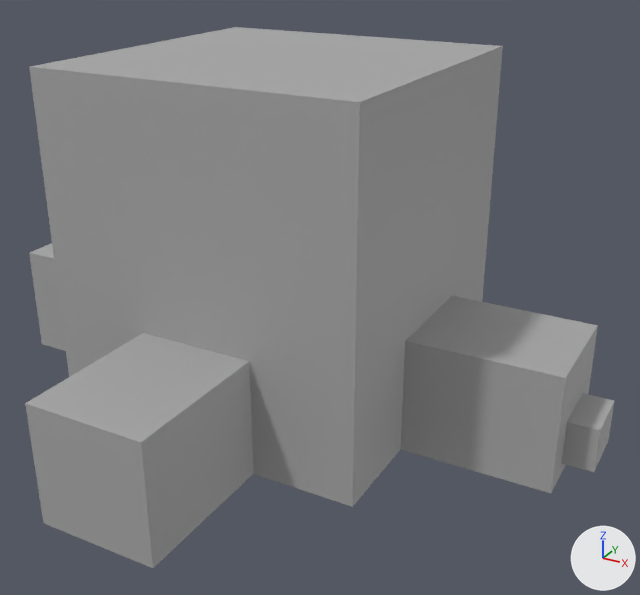
Renders of the FBX model Assets/Hugo/Assets/Rom2.fbx from each side of a commit.
Before and after are seen from a camera (50 mm lens) standing at (0.303, -0.5, 0.322) and looking at (0.032, -0.008, 0.075). Lighting does not change. The marker at lower right points along +X, +Y and +Z. Where no turn or scale is listed for an object, it has been applied to the vertices. Vertices at the same position are counted once.

The first picture shows 'WallFloor'.
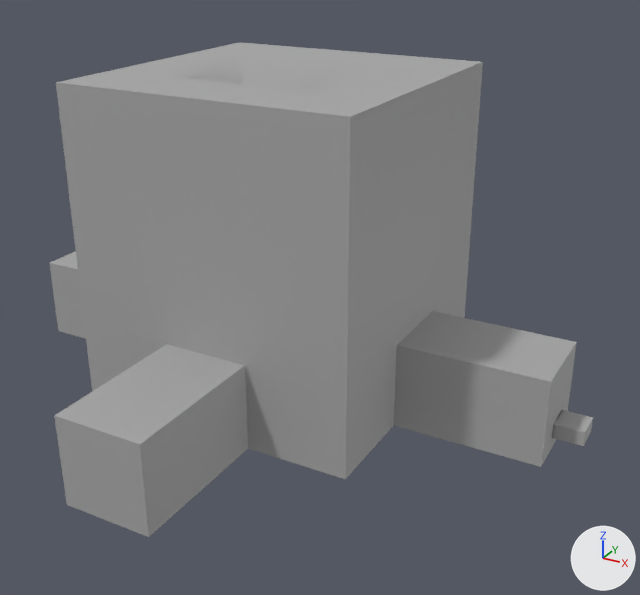
Pixel boxes (x1, y1, x2, y2) of what changed, in the pictures (640 x 595 px):
'WallFloor', reshaped (8% narrower, 8% shorter): before (25, 27, 614, 568); after (50, 42, 593, 537)
part 1 of me_mesh, deleted: before (25, 27, 614, 568)

The change, as a list of edits to the scene's bpy script:
```text
Change me_mesh:
    used by ob_wallfloor; location = (0.0, 0.0, 0.0)
    remove me_mesh.from_pydata(...)  # 8084 vertices, 8084 faces; spans x -0.21..0.23, y -0.21..0.21, z -0.005..0.235
    add me_mesh.from_pydata(...)  # 3694 vertices, 3692 faces; spans x -0.2..0.22, y -0.2..0.2, z 0.005..0.225
    me_mesh part 1: 4390 vertices removed from x -0.21..0.23, y -0.21..0.21, z -0.005..0.235
```
